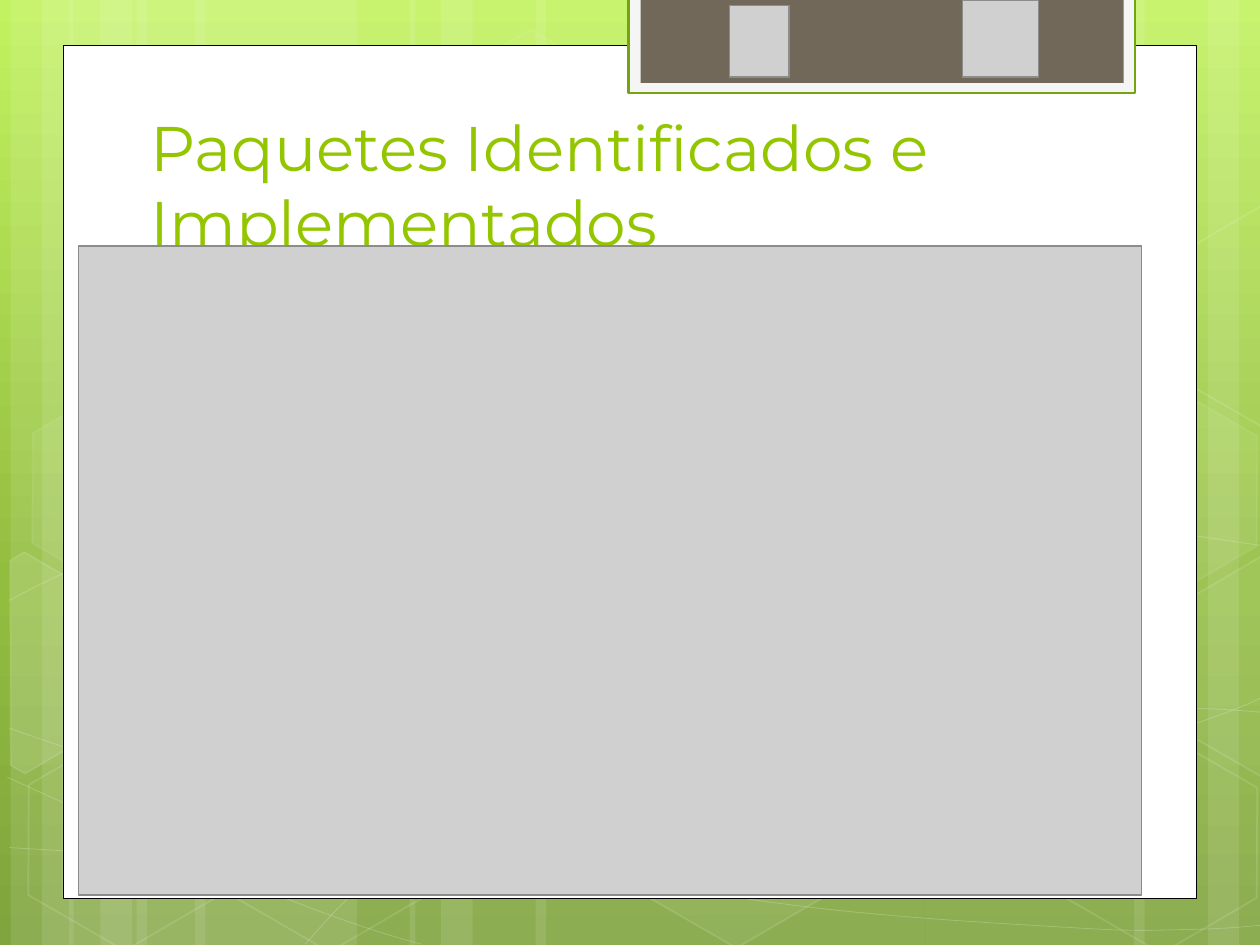
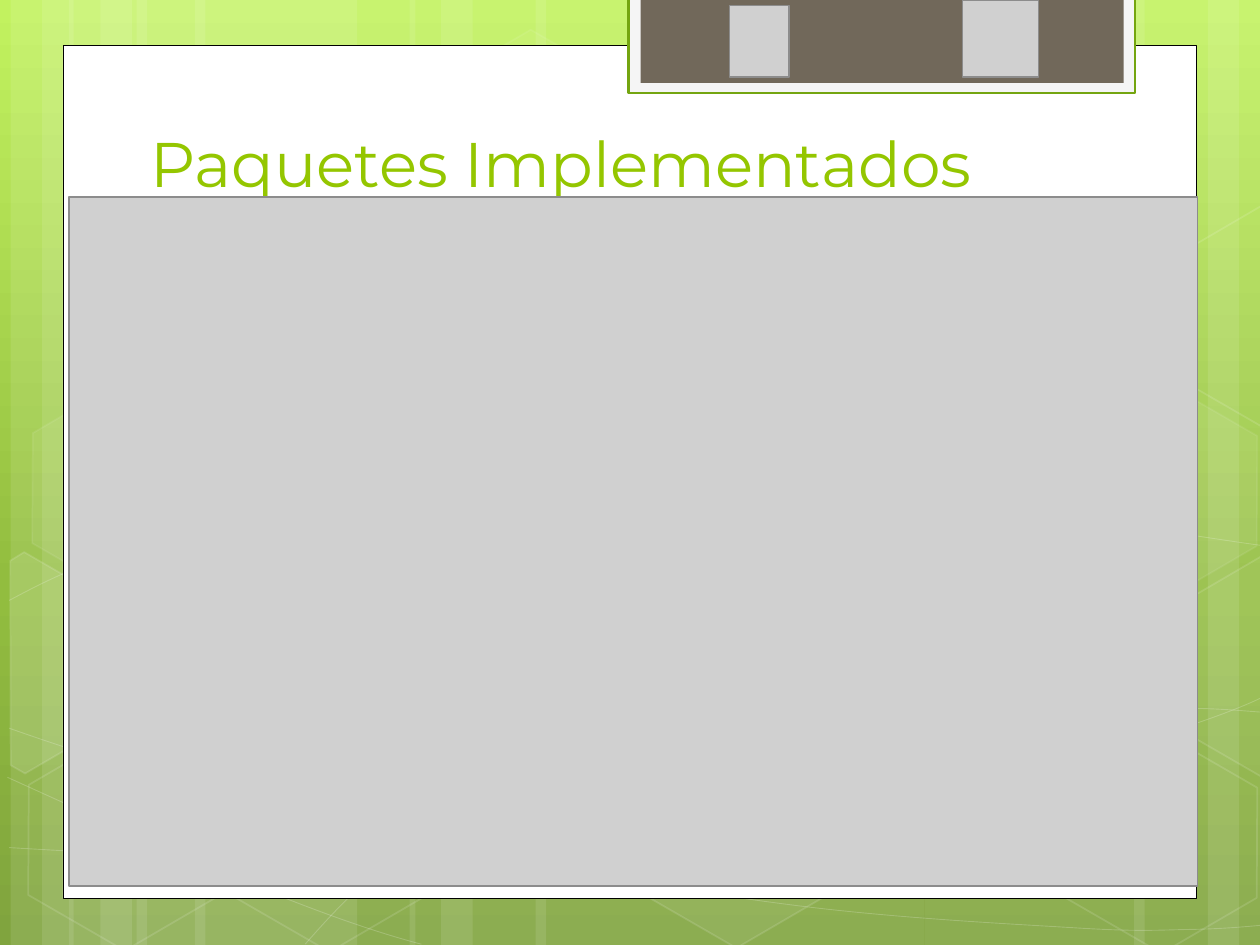
Before and after one commit to ptissera/habilitacion-profesional-2012-4k4, a slide deck: slide 27 of Documentacion/Proyecto/Presentacion Final/Exposicion Final.pptx. Drawn at 1260x945 pixels with LibreOffice and Linux fonts; fonts in the diff are those of the drawing; grey boxes stand for pictures. Boxes give left, top, right and bottom in pixels: in the first picture for what was removed or moved away, otherwise in the second. Text is boxed around its words. In the diff, an @@ line names an element or a change of style, - is before the commit and + after.

```diff
--- a/Documentacion/Proyecto/Presentacion Final/Exposicion Final.pptx
+++ b/Documentacion/Proyecto/Presentacion Final/Exposicion Final.pptx
@@ title at box(150, 140, 972, 203): text changed @@
-Paquetes Identificados e Implementados
+Paquetes Implementados
@@ picture: place and size @@
-picture at box(78, 246, 1142, 895)
+picture at box(69, 197, 1198, 886)
```
Also in this commit, not shown: 1 other slide changed.
